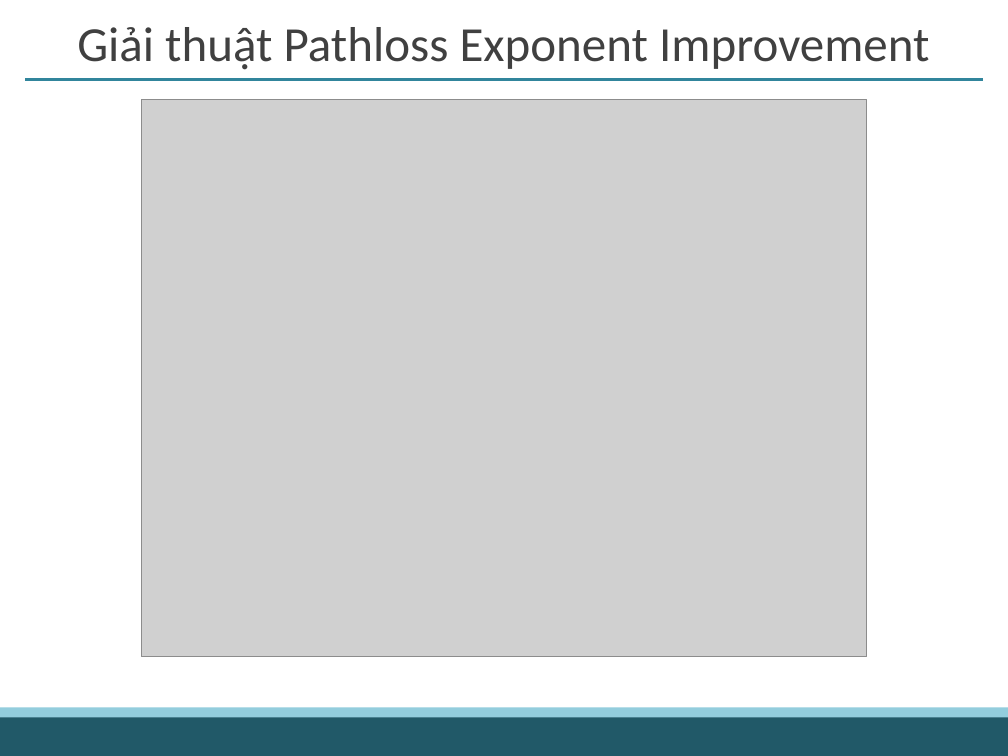
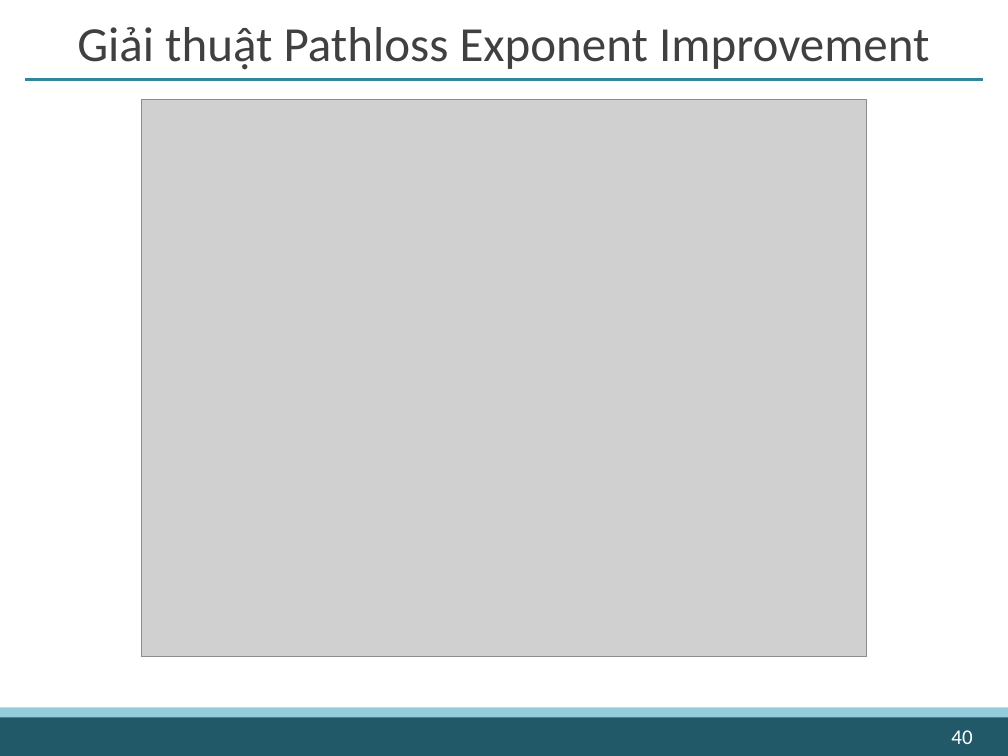
Before and after one commit to letruongthanh24103698/luanvanword, a slide deck: slide 40 of powerpoint/LVTN_ver2..pptx (slide 39 before the commit). Drawn at 1008x756 pixels with LibreOffice and Linux fonts; fonts in the diff are those of the drawing; grey boxes stand for pictures. Boxes give left, top, right and bottom in pixels: in the first picture for what was removed or moved away, otherwise in the second. Text is boxed around its words. In the diff, an @@ line names an element or a change of style, - is before the commit and + after.

```diff
--- a/powerpoint/LVTN_ver2..pptx
+++ b/powerpoint/LVTN_ver2..pptx
@@ page number added at (951, 730, 972, 744), 15 pt, text #FFFFFF @@
+40
```
Also in this commit, not shown: 41 other slides changed, 1 slide added.
